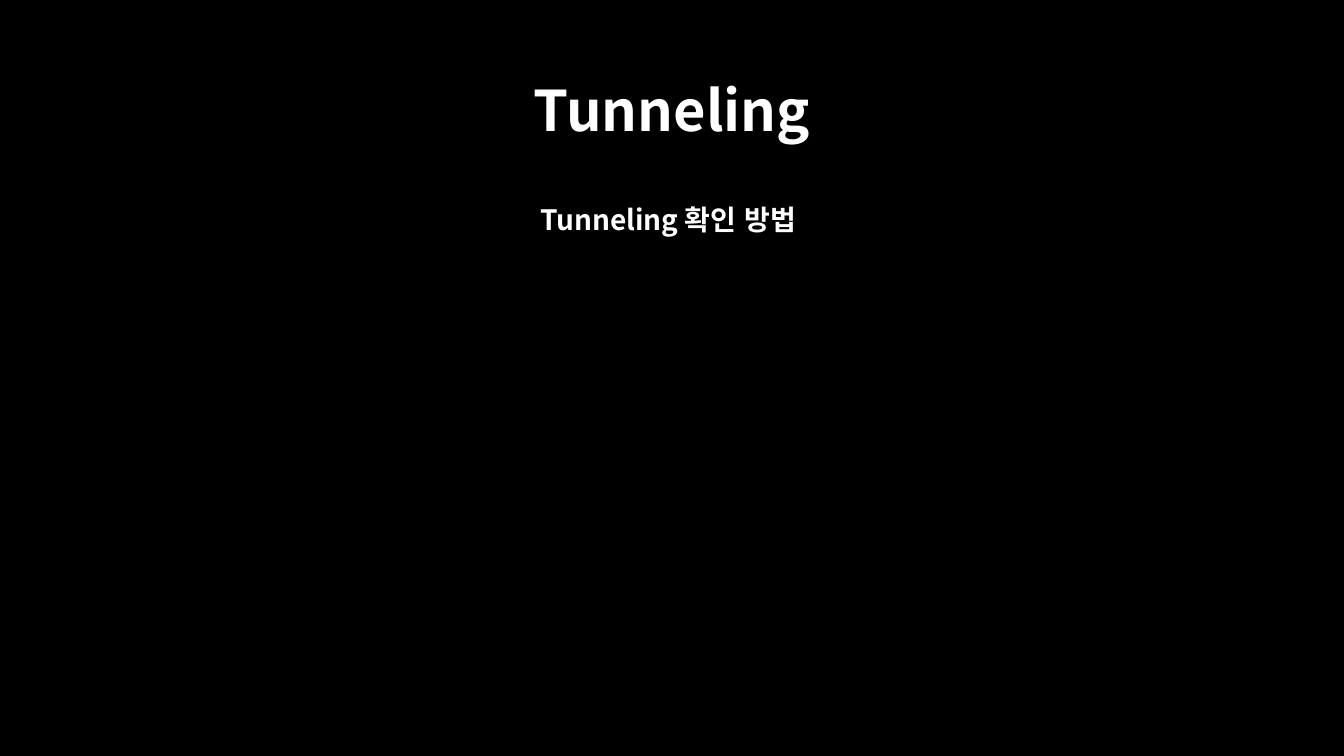
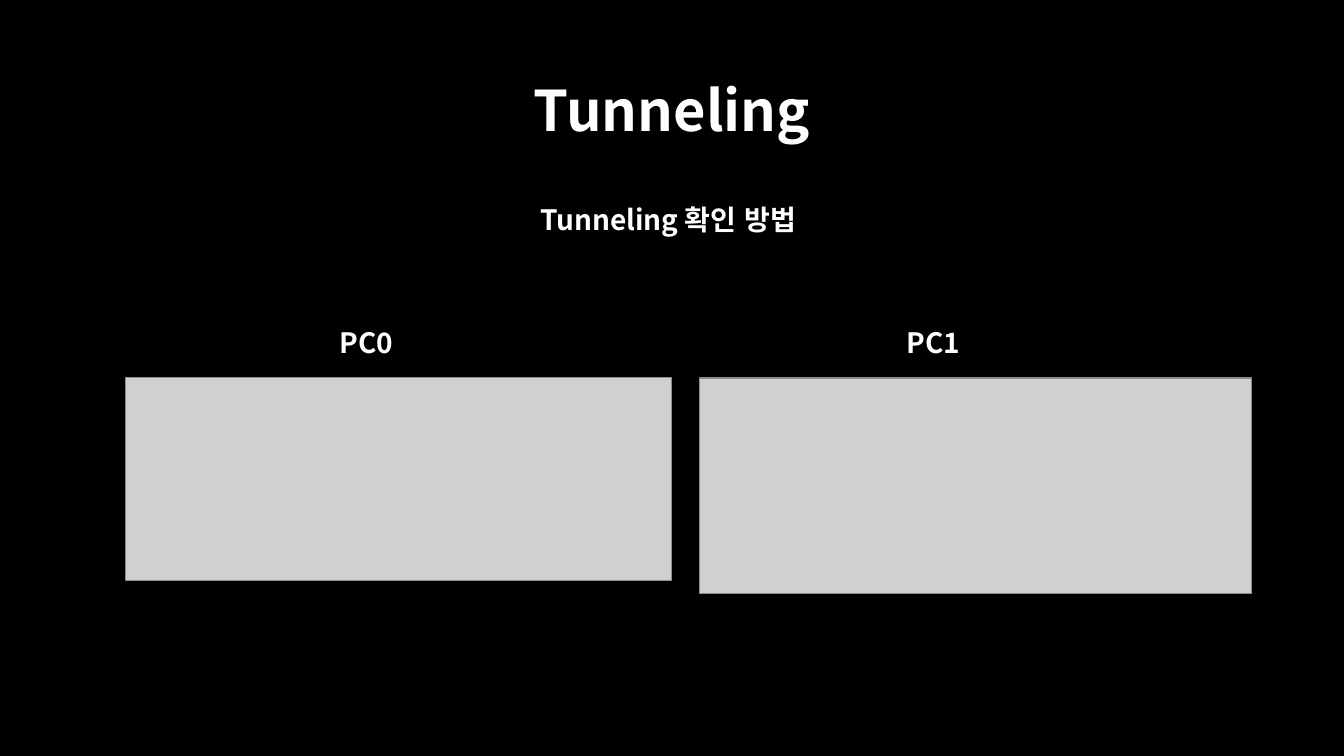
Before and after one commit to oceanwater1234/Network, a slide deck: slide 9 of 9. tunneling & port security/Packet Tracer - tunneling , port security.pptx. Drawn at 1344x756 pixels with LibreOffice and Linux fonts; fonts in the diff are those of the drawing; grey boxes stand for pictures. Boxes give left, top, right and bottom in pixels: in the first picture for what was removed or moved away, otherwise in the second. Text is boxed around its words. In the diff, an @@ line names an element or a change of style, - is before the commit and + after.

```diff
--- a/9. tunneling & port security/Packet Tracer - tunneling , port security.pptx
+++ b/9. tunneling & port security/Packet Tracer - tunneling , port security.pptx
@@ text added at box(340, 332, 394, 354), 20 pt, text #FFFFFF, bold @@
+PC0
@@ text added at box(907, 332, 961, 354), 20 pt, text #FFFFFF, bold @@
+PC1
@@ picture added at box(125, 378, 671, 581) @@
@@ picture added at box(700, 378, 1252, 594) @@
```
Also in this commit, not shown: 4 other files.
